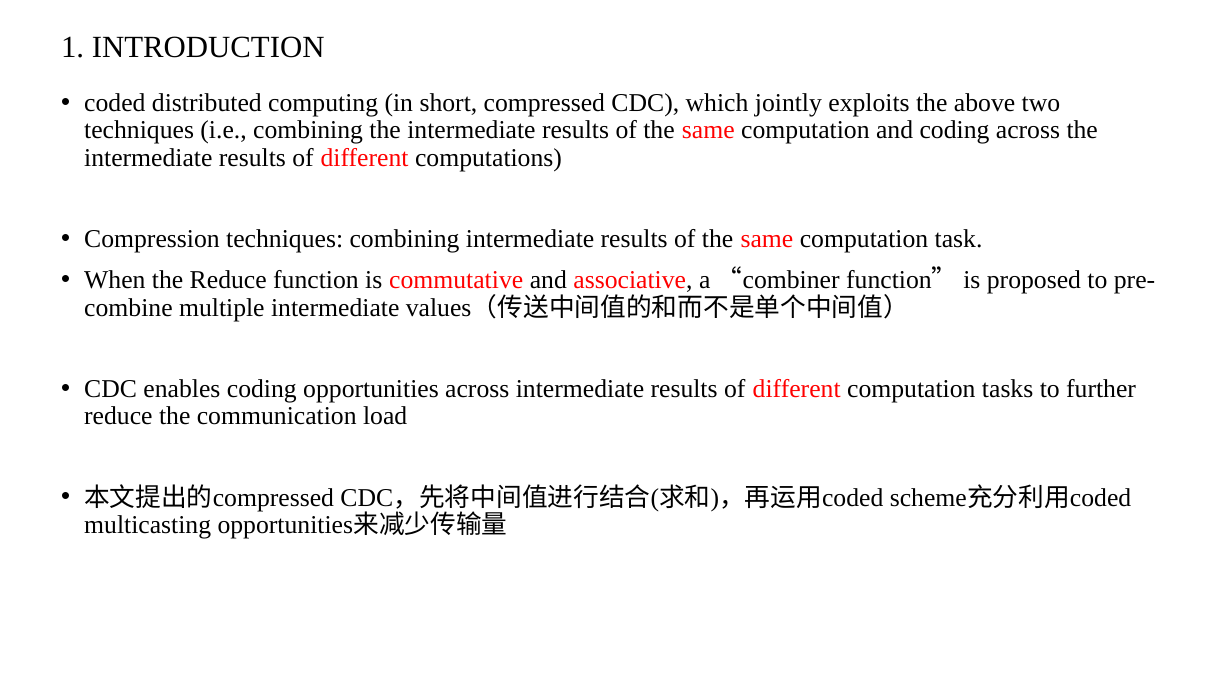
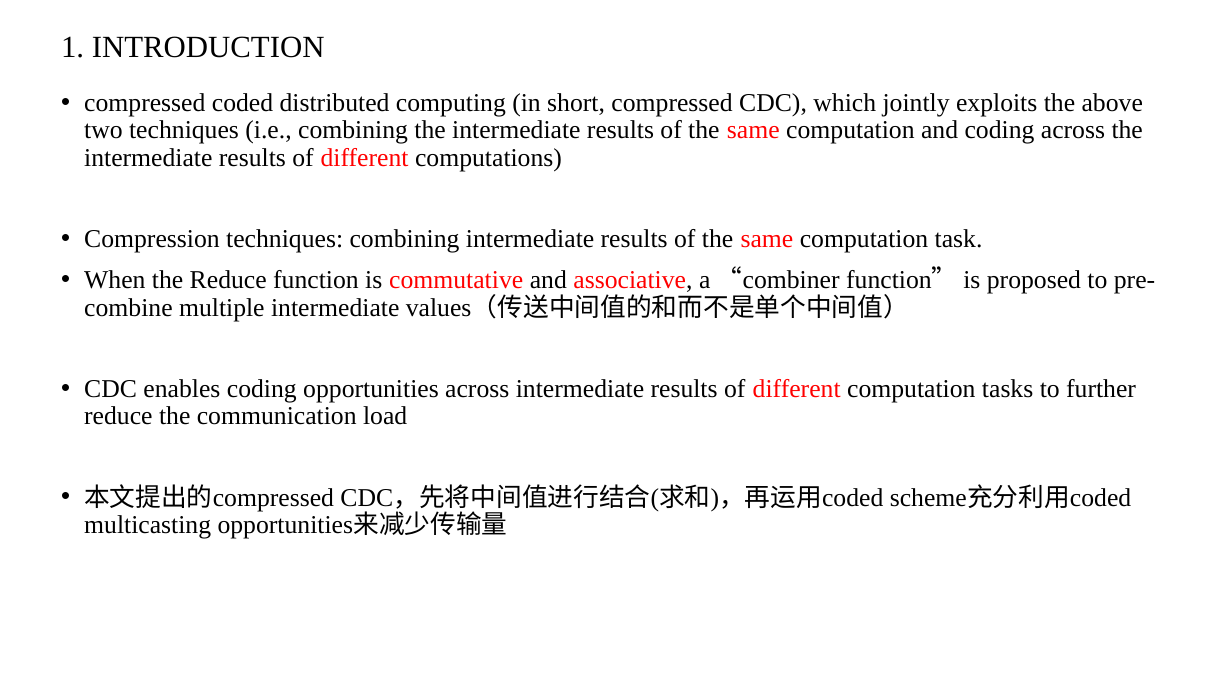
Before and after one commit to zhaojiayi/learning, a slide deck: slide 3 of EE/ppt/Compressed Coded Distributed Computing.pptx. Drawn at 1232x693 pixels with LibreOffice and Linux fonts; fonts in the diff are those of the drawing. Boxes give left, top, right and bottom in pixels: in the first picture for what was removed or moved away, otherwise in the second. Text is boxed around its words. In the diff, an @@ line names an element or a change of style, - is before the commit and + after.

Commit message:
ppt

```diff
--- a/EE/ppt/Compressed Coded Distributed Computing.pptx
+++ b/EE/ppt/Compressed Coded Distributed Computing.pptx
@@ text at [84,93,1143,172]: text changed @@
-• coded distributed computing (in short, compressed CDC), which jointly exploits the above two techniques (i.e., combining the intermediate results of the same computation and coding across the intermediate results of different computations)
+• compressed coded distributed computing (in short, compressed CDC), which jointly exploits the above two techniques (i.e., combining the intermediate results of the same computation and coding across the intermediate results of different computations)
```
Also in this commit, not shown: 3 other slides changed, 12 other files.
